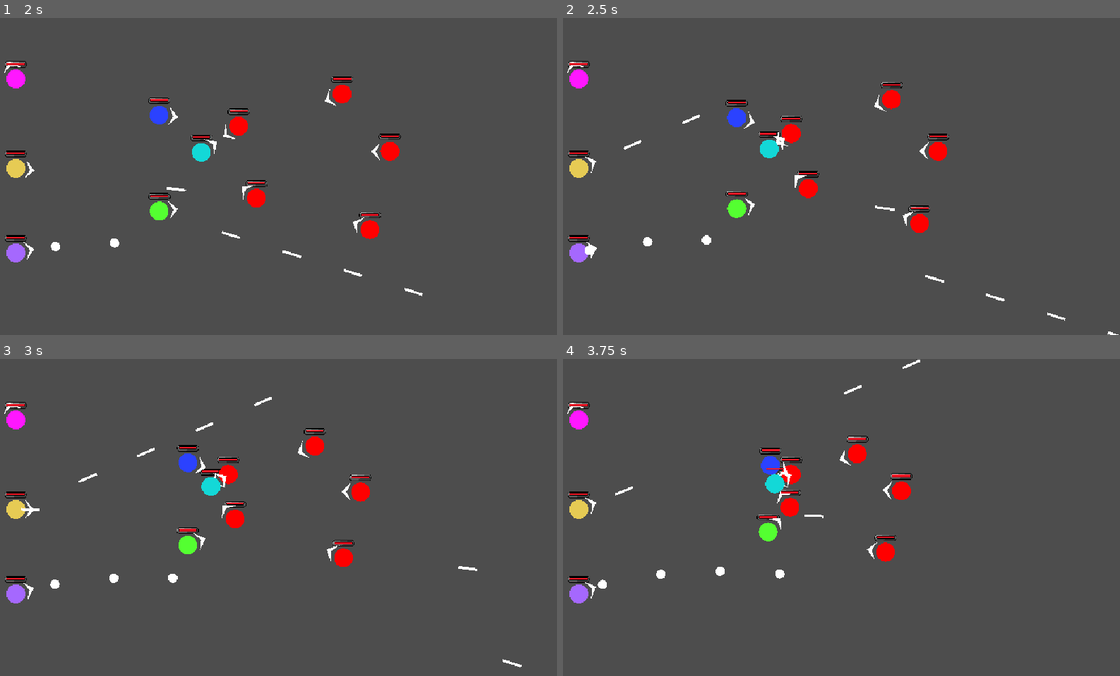
Above: before the commit, frames 1-4 (two rows, left to right).
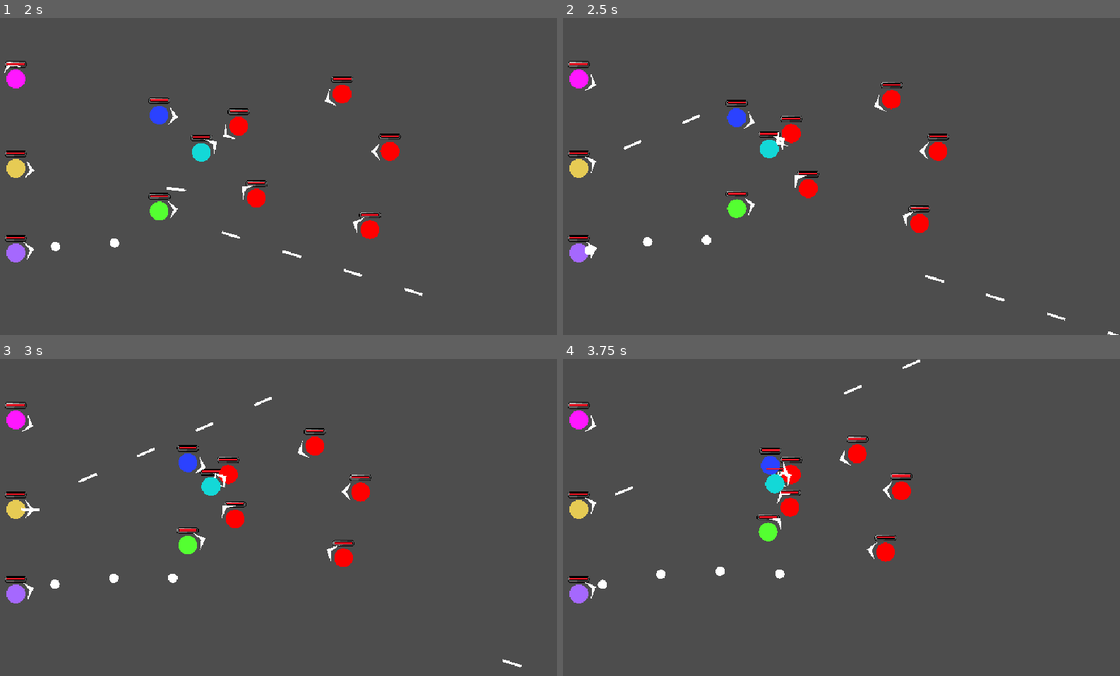
Above: after the commit, the same moments.

Repository: morie197/party_paranoia
Game: Godot game, scene res://testing_scene.tscn
Two runs of this game, one before a commit and one after it. Both use one fixed random seed, a clock stepped at 60 frames per second and the inputs below.
Inputs (mouse positions are in pixels of both pictures, inside the frame that each line leads up to):
- Up to frame 1 (2 s): move the mouse to (245, 239) at 0.52 s; press the mouse at (245, 239) at 0.53 s; hold W (up) from 0.53 s (still down); move the mouse to (445, 224) at 1.27 s; release the mouse at (445, 224) at 1.28 s; click (445, 224) at 1.35 s
- Up to frame 2 (2.5 s): move the mouse to (668, 128) at 2.02 s; release W (up) at 2.03 s; press the mouse at (668, 128) at 2.03 s; hold A (left) from 2.03 s (still down); right-click (668, 128) at 2.1 s
- Up to frame 3 (3 s): keep holding A (left); move the mouse to (300, 517) at 2.77 s; release the mouse at (300, 517) at 2.78 s; click (300, 517) at 2.85 s
- Up to frame 4 (3.75 s): move the mouse to (752, 438) at 3.52 s; release A (left) at 3.53 s; press the mouse at (752, 438) at 3.53 s; hold S (down) from 3.53 s (still down)

Frame 1 is identical in both runs. In frame 2, less than 0.1% of the frame differs, in the area x 0-60%, y 13-61%; in frame 3, less than 0.1%, in the area x 0-86%, y 13-67%; in frame 4, less than 0.1%.

Commit message:
[Change] Better attack target indicators, fixed arrows

Diff:
--- a/character_components/attacks/character_healing_attack.gd
+++ b/character_components/attacks/character_healing_attack.gd
@@ -49,7 +49,7 @@
 	#projectile.global_rotation = direction_to_head.angle()
 
 func can_attack(target: Character) -> bool:
-	#if shooter.global_position.distance_to(target.global_position) < projectile_range:
-	return true
+	if current_attack_cooldown <= 0:
+		return true
 
-	#return false
+	return false
--- a/character_components/general_components/character.gd
+++ b/character_components/general_components/character.gd
@@ -54,6 +54,8 @@
 		character_attack.attack(character_attack_target_controller.attack_position)
 
 	character_aim_visuals.look_at(character_attack_target_controller.attack_position)
+	if character_role == "Healer":
+		print(character_attack_target_controller.attack_position)
 
 
 func _physics_process(delta):
--- a/character_components/general_components/character_pathfinding.gd
+++ b/character_components/general_components/character_pathfinding.gd
@@ -57,13 +57,13 @@
 				target_character = GameManager.current_battle_manager.find_closest_badguy(character_to_control, enemy_detection_range)
 			else:
 				target_character = GameManager.current_battle_manager.find_closest_goodguy(character_to_control, enemy_detection_range)
-			if target_character and ((not (character_to_control.ally and character_to_control.support)) or (character_to_control.character_role == "Mage")):
+			if target_character and (not (character_to_control.ally and character_to_control.support)):
 				target_position = target_character.global_position
 
-	attack_position = target_position
 	if target_character:
 		if character_to_control.character_attack:
 			if character_to_control.character_attack.can_attack(target_character):
+				attack_position = target_character.global_position
 				is_attacking = true
 			else:
 				is_attacking = false
--- a/managers/battle_manager.gd
+++ b/managers/battle_manager.gd
@@ -125,6 +125,9 @@
 				lowest_health_percentage_ally = ally
 				lowest_health_percentage = health_percantage
 
+	if lowest_health_percentage_ally.character_health and (lowest_health_percentage_ally.character_health.max_hp == lowest_health_percentage_ally.character_health.current_hp):
+		return null
+
 	return lowest_health_percentage_ally
 
 
--- a/projectiles/archer/archer_projectile.gd
+++ b/projectiles/archer/archer_projectile.gd
@@ -20,4 +20,6 @@
 		return
 
 	var character = body as Character
-	character.damage(projectile_attack_damage, shooter)
+	if character.ally != shooter.ally:
+		character.damage(projectile_attack_damage, shooter)
+		queue_free()
